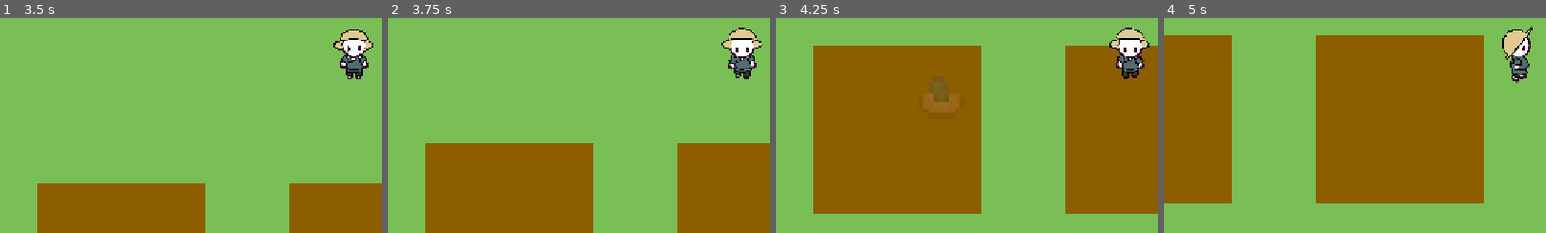
Above: before the commit, frames 1-4 (left to right).
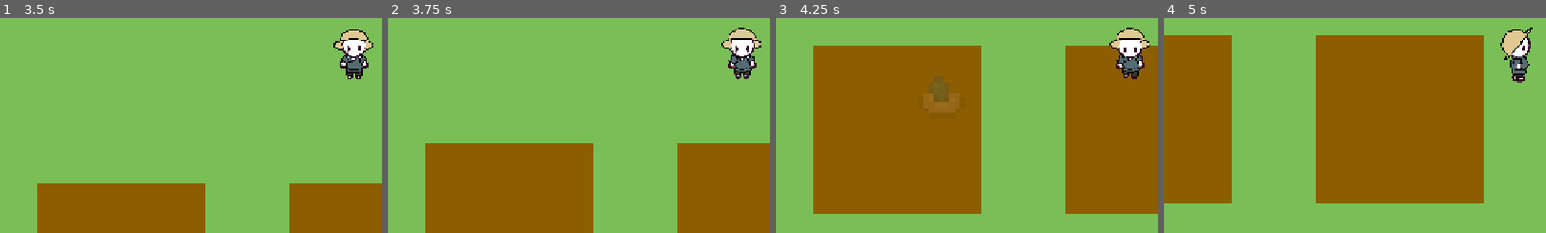
Above: after the commit, the same moments.

Repository: javakid999/Grow-Your-Poison-
Game: Godot game, scene res://farm.tscn
The game is run twice, just before and just after one commit, with the same random seed, the same clock (stepped at 60 frames per second) and the same inputs.
Inputs (mouse positions are % of the whole screen's width and height, from its top left):
- Up to frame 1 (3.5 s): click "New Quest!" at 0.5 s; click "New Quest!" at 1.25 s; move the mouse to (72, 45) at 2.02 s; hold Right (right) 2.03-2.75 s; hold 0 (shovel slot) 2.03-2.75 s; click (72, 45) at 2.17 s; click "Accept" at 2.75 s
- Up to frame 2 (3.75 s): tap Enter at 3.5 s; move the mouse to (30, 55) at 3.52 s; hold Down (down) from 3.53 s (still down); tap 1 (slot 1) at 3.6 s
- Up to frame 3 (4.25 s): keep holding Down (down)
- Up to frame 4 (5 s): move the mouse to (60, 28) at 4.27 s; release Down (down) at 4.28 s; hold Right (right) from 4.28 s (still down); hold 2 (slot 2) from 4.28 s (still down)
The pictures show only the part of the screen within x 4-54%, y 42-92%; the shares and areas given below are measured in that part.

Frame 1 is identical in both runs. In frame 2, 0.3% of the frame differs, in the area x 87-98%, y 4-29%; in frame 3, 0.3%; in frame 4, 0.3%.

Commit message:
changed animation speed of player movement

Diff:
--- a/scenes/player.tscn
+++ b/scenes/player.tscn
@@ -453,7 +453,7 @@
 }],
 "loop": 1,
 "name": &"run_down",
-"speed": 7.0
+"speed": 10.0
 }, {
 "frames": [{
 "duration": 1.0,
@@ -476,7 +476,7 @@
 }],
 "loop": 1,
 "name": &"run_downleft",
-"speed": 5.0
+"speed": 10.0
 }, {
 "frames": [{
 "duration": 1.0,
@@ -499,7 +499,7 @@
 }],
 "loop": 1,
 "name": &"run_left",
-"speed": 7.0
+"speed": 10.0
 }, {
 "frames": [{
 "duration": 1.0,
@@ -522,7 +522,7 @@
 }],
 "loop": 1,
 "name": &"run_up",
-"speed": 7.0
+"speed": 10.0
 }, {
 "frames": [{
 "duration": 1.0,
@@ -545,7 +545,7 @@
 }],
 "loop": 1,
 "name": &"run_upleft",
-"speed": 5.0
+"speed": 10.0
 }]
 
 [sub_resource type="CircleShape2D" id="CircleShape2D_rov4t"]
@@ -565,7 +565,7 @@
 texture_filter = 1
 scale = Vector2(0.055, 0.055)
 sprite_frames = SubResource("SpriteFrames_huuou")
-animation = &"idle_down"
+animation = &"run_left"
 
 [node name="CollisionShape2D" type="CollisionShape2D" parent="." unique_id=600345923]
 position = Vector2(0, 9.75)
Not shown: 1 places in scenes/player.tscn that only renumber resources
